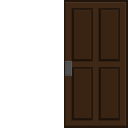
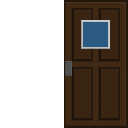
Layered file, before and after one edit (128x128). Changes by layer:
added layer "Layer 3" above "Layer 2" over [81, 20, 110, 49]
painted on "Layer 1" over [81, 20, 110, 49]
